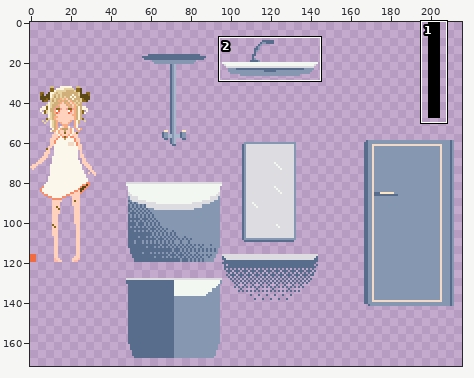
Edited in one commit: pixel-art file (core/resource/world/bedroom/walls.aseprite). The first picture is a wide view before the edit; the outline marks the close-up.
Close-up. Old version:
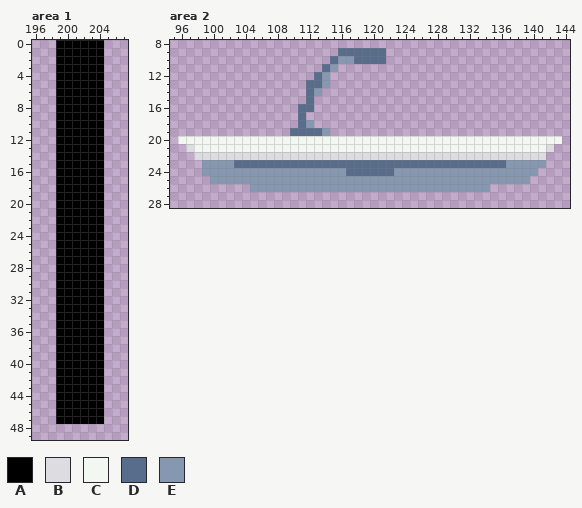
512x512 pixels, 1 frame. Shown: area 1: x 196..207, y 0..49; area 2: x 95..144, y 8..28. The wide view leaves out empty margins. The commit also changed other parts of the picture, which this record leaves out.
Palette (. is transparent): A #000000  B #dcdce1  C #f3f7f2  D #586c8b  E #8597b1
Pixels before, area 1, first column x 199:
 0 AAAAAA
 1 AAAAAA
 2 AAAAAA
 3 AAAAAA
 4 AAAAAA
 5 AAAAAA
 6 AAAAAA
 7 AAAAAA
 8 AAAAAA
 9 AAAAAA
10 AAAAAA
11 AAAAAA
12 AAAAAA
13 AAAAAA
14 AAAAAA
15 AAAAAA
16 AAAAAA
17 AAAAAA
18 AAAAAA
19 AAAAAA
20 AAAAAA
21 AAAAAA
22 AAAAAA
23 AAAAAA
24 AAAAAA
25 AAAAAA
26 AAAAAA
27 AAAAAA
28 AAAAAA
29 AAAAAA
30 AAAAAA
31 AAAAAA
32 AAAAAA
33 AAAAAA
34 AAAAAA
35 AAAAAA
36 AAAAAA
37 AAAAAA
38 AAAAAA
39 AAAAAA
40 AAAAAA
41 AAAAAA
42 AAAAAA
43 AAAAAA
44 AAAAAA
45 AAAAAA
46 AAAAAA
47 AAAAAA
Pixels before, area 2, first column x 96:
 9 ....................DDDDDD......................
10 ...................DEEDDDD......................
11 ..................DE............................
12 .................DE.............................
13 ................DDE.............................
14 ................DE..............................
15 ................D...............................
16 ...............DD...............................
17 ...............D................................
18 ...............DE...............................
19 ..............DDDDE.............................
20 CCCCCCCCCCCCCCCCCCCCCCCCCCCCCCCCCCCCCCCCCCCCCCCC
21 .BCCCCCCCCCCCCCCCCCCCCCCCCCCCCCCCCCCCCCCCCCCCCB.
22 ..BBBBBBBBBBBBBBBBBBBBBBBBBBBBBBBBBBBBBBBBBBBB..
23 ...EEEEDDDDDDDDDDDDDDDDDDDDDDDDDDDDDDDDDDEEEEE..
24 ...EEEEEEEEEEEEEEEEEEDDDDDDEEEEEEEEEEEEEEEEEE...
25 ....EEEEEEEEEEEEEEEEEEEEEEEEEEEEEEEEEEEEEEEE....
26 .........EEEEEEEEEEEEEEEEEEEEEEEEEEEEEE.........
The result:
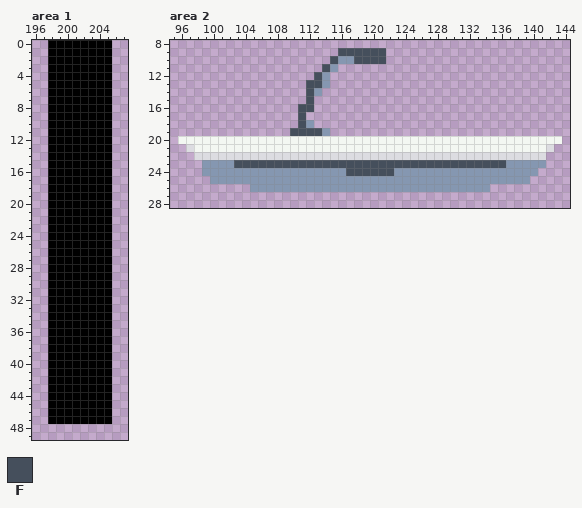
Colours new in this view: F #454f5c
Change:
Changed rows in their new state; - is an unchanged pixel.
Area 1:
first column x 198:
 0 A------A
 1 A------A
 2 A------A
 3 A------A
 4 A------A
 5 A------A
 6 A------A
 7 A------A
 8 A------A
 9 A------A
10 A------A
11 A------A
12 A------A
13 A------A
14 A------A
15 A------A
16 A------A
17 A------A
18 A------A
19 A------A
20 A------A
21 A------A
22 A------A
23 A------A
24 A------A
25 A------A
26 A------A
27 A------A
28 A------A
29 A------A
30 A------A
31 A------A
32 A------A
33 A------A
34 A------A
35 A------A
36 A------A
37 A------A
38 A------A
39 A------A
40 A------A
41 A------A
42 A------A
43 A------A
44 A------A
45 A------A
46 A------A
47 A------A
Area 2:
first column x 110:
 9 ------FFFFFF
10 -----F--FFFF
11 ----F-------
12 ---F--------
13 --FF--------
14 --F---------
15 --F---------
16 -FF---------
17 -F----------
18 -F----------
19 FFFF--------
first column x 103:
23 FFFFFFFFFFFFFFFFFFFFFFFFFFFFFFFFFF
24 --------------FFFFFF--------------
